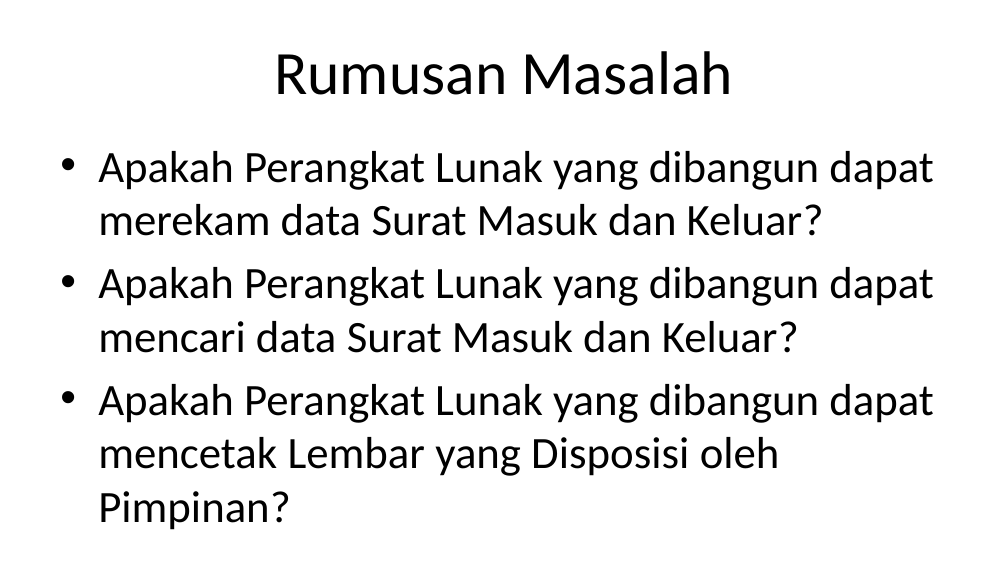
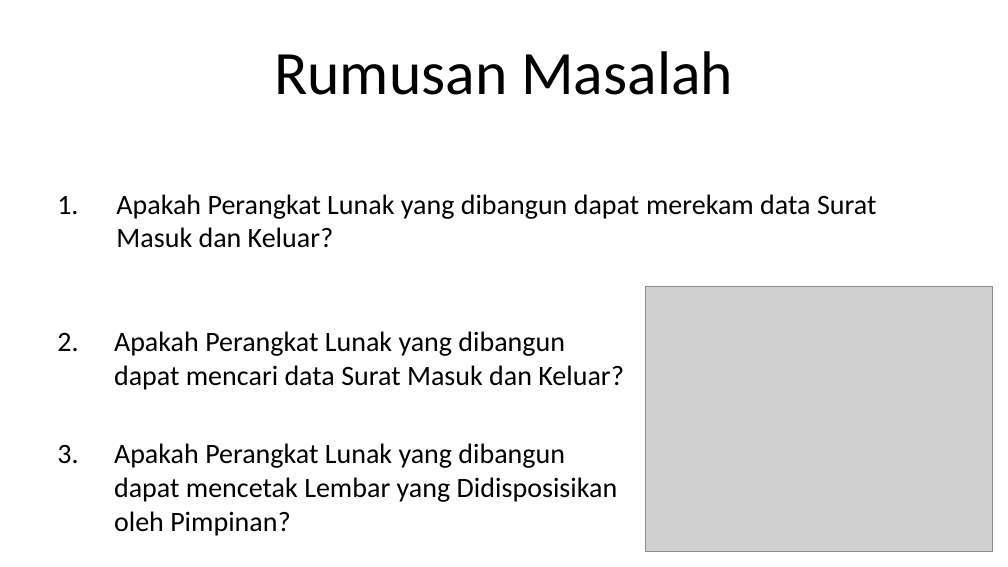
Before and after one commit to Rusadi-0/KULIAH, a slide deck: slide 5 of sip/sidang.pptx (slide 6 before the commit). Drawn at 1008x567 pixels with LibreOffice and Linux fonts; fonts in the diff are those of the drawing; grey boxes stand for pictures; background and template pictures are left out. Boxes give left, top, right and bottom in pixels: in the first picture for what was removed or moved away, otherwise in the second. Text is boxed around its words. In the diff, an @@ line names an element or a change of style, - is before the commit and + after.

```diff
--- a/sip/sidang.pptx
+++ b/sip/sidang.pptx
@@ text at <box>114,194,624,390</box>: size 32 to 20 pt in "Apakah Perangkat Lunak yang dibangun dapat merekam ...", "Apakah Perangkat Lunak yang dibangun dapat mencari ..."; text colour #000000 to #FFFFFF in "Apakah Perangkat Lunak yang dibangun dapat merekam ..."; bullet • to 1.; less space between paragraphs @@
@@ text added at <box>116,194,876,248</box>, 20 pt, text #000000 @@
+1. Apakah Perangkat Lunak yang dibangun dapat merekam data Surat Masuk dan Keluar?
@@ picture added at <box>646,287,993,551</box> @@
@@ text at <box>114,443,618,536</box>: text changed; size 32 to 20 pt @@
-• Apakah Perangkat Lunak yang dibangun dapat mencetak Lembar yang Disposisi oleh Pimpinan?
+3. Apakah Perangkat Lunak yang dibangun dapat mencetak Lembar yang Didisposisikan oleh Pimpinan?
```
Also in this commit, not shown: 1 other slide changed, 4 slides added, 9 slides removed, 5 other files.
